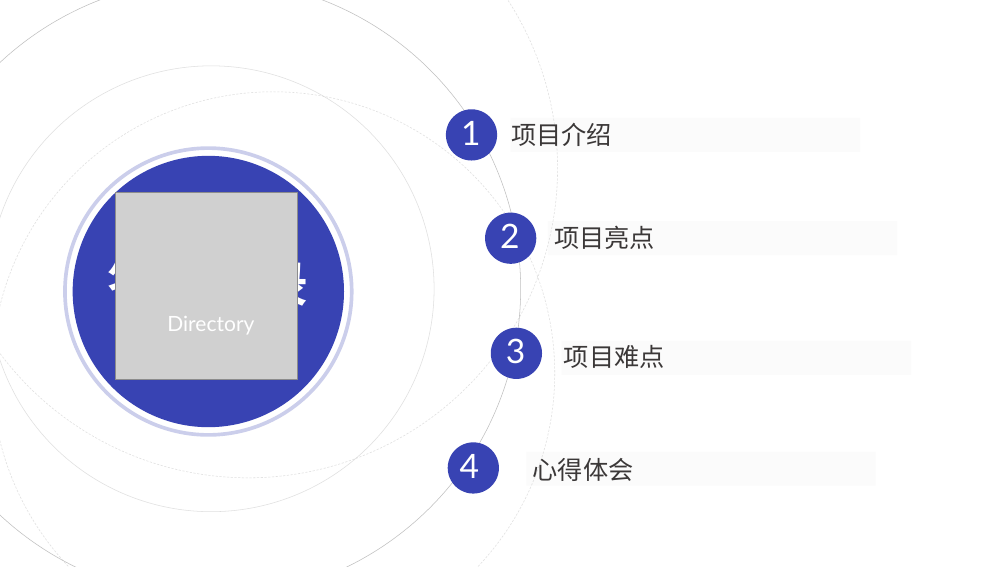
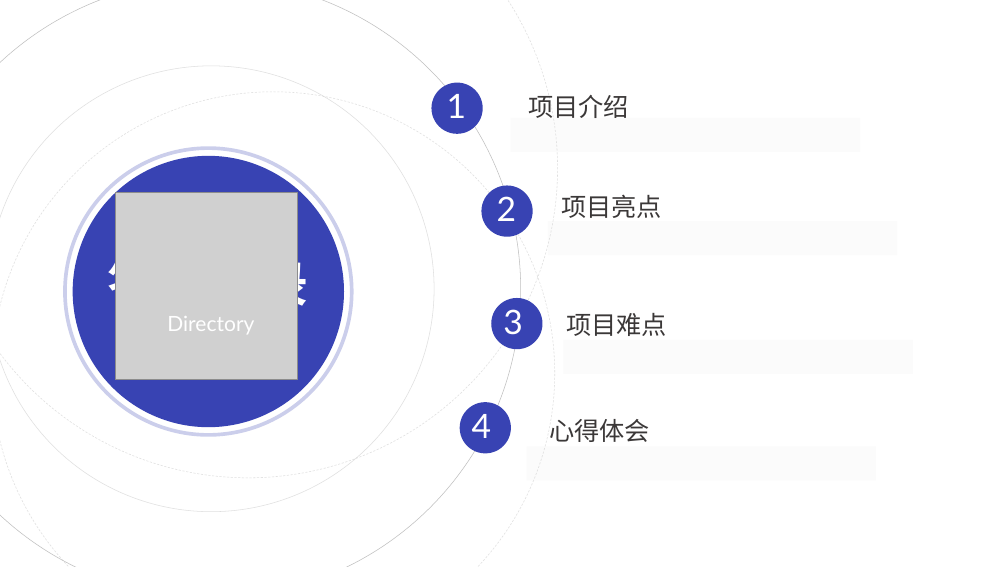
Before and after one commit to zhiyuxinxuan/QG_FinalTest, a slide deck: slide 2 of others/QG汇报.pptx. Drawn at 1008x567 pixels with LibreOffice and Linux fonts; fonts in the diff are those of the drawing; grey boxes stand for pictures. Boxes give left, top, right and bottom in pixels: in the first picture for what was removed or moved away, otherwise in the second. Text is boxed around its words. In the diff, an @@ line names an element or a change of style, - is before the commit and + after.

```diff
--- a/others/QG汇报.pptx
+++ b/others/QG汇报.pptx
@@ ellipse: place and size @@
-ellipse at [446,110,498,161]
+ellipse at [432,82,483,134]
@@ text "1": place and size @@
-text "1" at [461,121,480,145]
+text "1" at [447,94,466,118]
@@ text "项目介绍": place and size @@
-text "项目介绍" at [511,123,612,146]
+text "项目介绍" at [528,95,629,118]
@@ ellipse: place and size @@
-ellipse at [485,212,537,264]
+ellipse at [482,185,533,237]
@@ text "2": place and size @@
-text "2" at [500,223,519,248]
+text "2" at [497,196,516,221]
@@ text at [561,194,662,218]: text changed @@
-项目难点
+项目亮点
@@ ellipse: place and size @@
-ellipse at [448,442,499,494]
+ellipse at [492,298,543,349]
@@ text "3": place and size @@
-text "3" at [506,338,525,364]
+text "3" at [503,309,522,335]
@@ text at [566,313,667,336]: text changed @@
-项目亮点
+项目难点
@@ ellipse: place and size @@
-ellipse at [491,328,542,380]
+ellipse at [460,402,511,454]
@@ text "4": place and size @@
-text "4" at [460,454,479,478]
+text "4" at [472,414,491,438]
@@ text "心得体会": place and size @@
-text "心得体会" at [533,458,634,481]
+text "心得体会" at [549,419,650,442]
@@ rectangle: place and size @@
-rectangle at [526,452,876,486]
+rectangle at [527,447,876,481]
```
Also in this commit, not shown: 7 other slides changed, 2 slides added, 1 slide removed, 7 other files.
